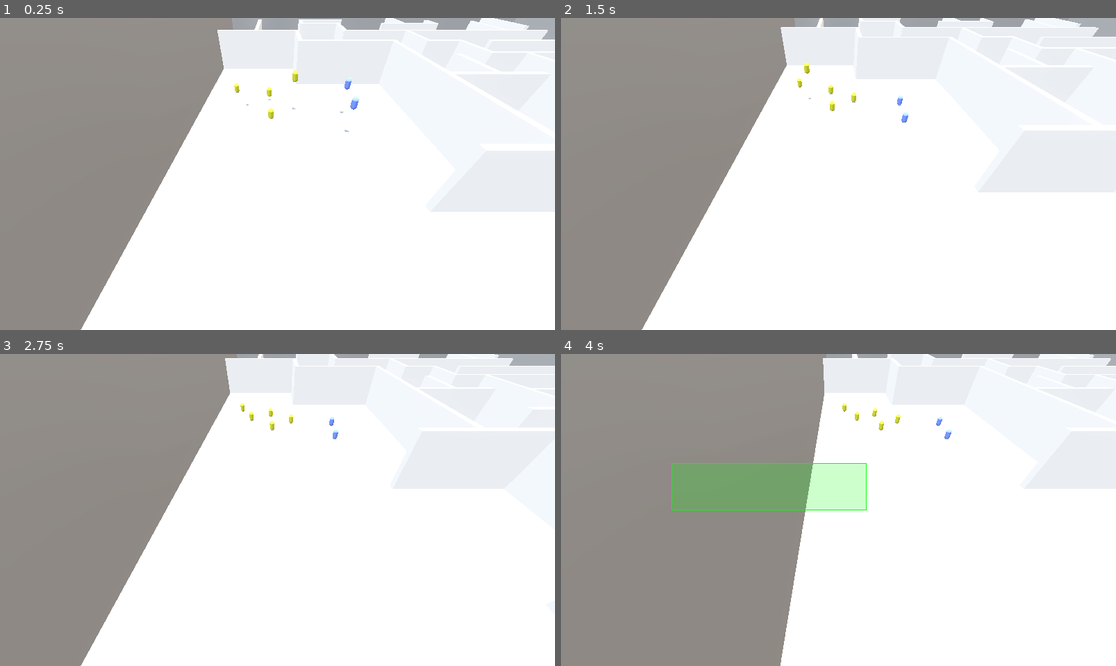
Above: before the commit, frames 1-4 (two rows, left to right).
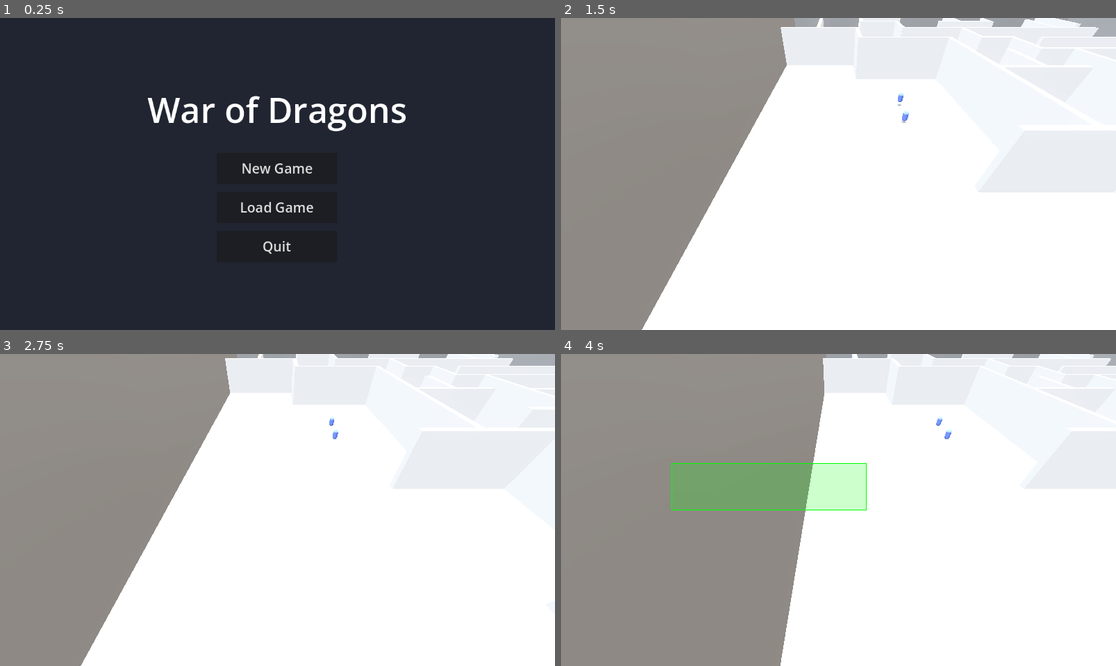
Above: after the commit, the same moments.

Repository: MrSquiggles34/COMP4501PROJECT
Game: Godot game, scene res://scenes/main_menu.tscn
Two runs of this game, one before a commit and one after it. Both use one fixed random seed, a clock stepped at 60 frames per second and the inputs below. Before the commit the project starts from res://scenes/game_state.tscn.
Inputs (mouse positions are in pixels of both pictures, inside the frame that each line leads up to):
- Up to frame 1 (0.25 s): no input
- Up to frame 2 (1.5 s): click (838, 167) at 0.5 s, where only the run after the commit has a clickable "New Game"; move the mouse to (810, 236) at 1.27 s; hold S (camera_back) from 1.28 s (still down); click (810, 236) at 1.42 s
- Up to frame 3 (2.75 s): release S (camera_back) at 2 s; drag from (444, 556) to (249, 572) at 2.02 s
- Up to frame 4 (4 s): move the mouse to (672, 463) at 2.77 s; hold A (camera_left) 2.78-3.5 s; click (672, 463) at 2.92 s; drag from (866, 510) to (672, 463) at 3.52 s

The runs differ from the first frame. In frame 1, 99% of the frame differs, in the area x 0-100%, y 0-100%; in frame 2, 0.2%; in frame 3, 0.1%; in frame 4, 0.1%.

Commit message:
new game, save and load

Diff:
--- a/war-of-dragons/project.godot
+++ b/war-of-dragons/project.godot
@@ -11,9 +11,13 @@
 [application]
 
 config/name="War of Dragons"
-run/main_scene="uid://b55p48oyoj4p8"
+run/main_scene="res://scenes/main_menu.tscn"
 config/features=PackedStringArray("4.6", "Forward Plus")
 config/icon="uid://dyratrl3owfya"
+
+[autoload]
+
+Global="*res://scripts/global.gd"
 
 [input]
 
--- /dev/null
+++ b/war-of-dragons/savegame.json
@@ -0,0 +1 @@
+{"dragon_count":0,"hostile_count":1}
--- /dev/null
+++ b/war-of-dragons/scenes/main_menu.tscn
@@ -0,0 +1,66 @@
+[gd_scene load_steps=2 format=3]
+
+[ext_resource type="Script" path="res://scripts/main_menu.gd" id="1_mmn"]
+
+[node name="MainMenu" type="Control"]
+layout_mode = 3
+anchors_preset = 15
+anchor_right = 1.0
+anchor_bottom = 1.0
+grow_horizontal = 2
+grow_vertical = 2
+script = ExtResource("1_mmn")
+
+[node name="ColorRect" type="ColorRect" parent="."]
+layout_mode = 1
+anchors_preset = 15
+anchor_right = 1.0
+anchor_bottom = 1.0
+grow_horizontal = 2
+grow_vertical = 2
+color = Color(0.12549, 0.145098, 0.192157, 1)
+
+[node name="CenterContainer" type="CenterContainer" parent="."]
+layout_mode = 1
+anchors_preset = 15
+anchor_right = 1.0
+anchor_bottom = 1.0
+grow_horizontal = 2
+grow_vertical = 2
+
+[node name="VBoxContainer" type="VBoxContainer" parent="CenterContainer"]
+layout_mode = 2
+theme_override_constants/separation = 40
+
+[node name="TitleLabel" type="Label" parent="CenterContainer/VBoxContainer"]
+layout_mode = 2
+theme_override_font_sizes/font_size = 72
+text = "War of Dragons"
+horizontal_alignment = 1
+
+[node name="ButtonsVBox" type="VBoxContainer" parent="CenterContainer/VBoxContainer"]
+layout_mode = 2
+size_flags_horizontal = 4
+theme_override_constants/separation = 16
+
+[node name="StartButton" type="Button" parent="CenterContainer/VBoxContainer/ButtonsVBox"]
+custom_minimum_size = Vector2(250, 65)
+layout_mode = 2
+theme_override_font_sizes/font_size = 28
+text = "New Game"
+
+[node name="LoadButton" type="Button" parent="CenterContainer/VBoxContainer/ButtonsVBox"]
+custom_minimum_size = Vector2(250, 65)
+layout_mode = 2
+theme_override_font_sizes/font_size = 28
+text = "Load Game"
+
+[node name="QuitButton" type="Button" parent="CenterContainer/VBoxContainer/ButtonsVBox"]
+custom_minimum_size = Vector2(250, 65)
+layout_mode = 2
+theme_override_font_sizes/font_size = 28
+text = "Quit"
+
+[connection signal="pressed" from="CenterContainer/VBoxContainer/ButtonsVBox/StartButton" to="." method="_on_start_button_pressed"]
+[connection signal="pressed" from="CenterContainer/VBoxContainer/ButtonsVBox/LoadButton" to="." method="_on_load_button_pressed"]
+[connection signal="pressed" from="CenterContainer/VBoxContainer/ButtonsVBox/QuitButton" to="." method="_on_quit_button_pressed"]
--- /dev/null
+++ b/war-of-dragons/scenes/unit.tscn
@@ -0,0 +1,26 @@
+[gd_scene format=3 uid="uid://c6w816cdcysdv"]
+
+[ext_resource type="Script" uid="uid://btkqptgp3rgm2" path="res://scripts/unit.gd" id="1_btf8p"]
+
+[sub_resource type="CapsuleShape3D" id="CapsuleShape3D_k4y1u"]
+
+[sub_resource type="ShaderMaterial" id="ShaderMaterial_1jvru"]
+
+[sub_resource type="StandardMaterial3D" id="StandardMaterial3D_k4y1u"]
+albedo_color = Color(0.7294118, 0.74509805, 0.1254902, 1)
+
+[sub_resource type="CapsuleMesh" id="CapsuleMesh_k4y1u"]
+material = SubResource("StandardMaterial3D_k4y1u")
+
+[node name="CharacterBody3D" type="CharacterBody3D" unique_id=1023116470]
+transform = Transform3D(1, 0, 0, 0, 1, 0, 0, 0, 1, 0, 2, 0)
+script = ExtResource("1_btf8p")
+
+[node name="CollisionShape3D" type="CollisionShape3D" parent="." unique_id=575317902]
+shape = SubResource("CapsuleShape3D_k4y1u")
+
+[node name="MeshInstance3D" type="MeshInstance3D" parent="." unique_id=714606444]
+material_overlay = SubResource("ShaderMaterial_1jvru")
+mesh = SubResource("CapsuleMesh_k4y1u")
+
+[node name="NavigationAgent3D" type="NavigationAgent3D" parent="." unique_id=1615334081]
--- a/war-of-dragons/scripts/game_state.gd
+++ b/war-of-dragons/scripts/game_state.gd
@@ -8,10 +8,111 @@
 var entities: Array[Entity] = []
 var selected_entities: Array[Entity] = []
 
+var save_path := "res://savegame.json"
+
 # Called when the node enters the scene tree for the first time.
 func _ready() -> void:
-	# Retrieve all the entities in the scene
+	initialize_game(Global.load_from_save)
+
+func initialize_game(is_loading: bool) -> void:
+	if is_loading and FileAccess.file_exists(save_path):
+		load_game()
+	else:
+		start_new_game()
+		save_game() # Automatically create save file on new game setup
+
+	# Refresh entities list after setup or load
 	entities = get_all_entities(entities_container)
+
+func start_new_game() -> void:
+	# Define beginning parameters for a new game.
+	# For example: start with only 1 Dragon unit
+	var dragons_container = $Map/Entities/DynamicEntity/Dragons
+
+	# We remove all predefined dragons except the first one
+	var all_dragons = dragons_container.get_children()
+	if all_dragons.size() > 0:
+		var initial_dragon = all_dragons[0]
+		# Position it at a central spot
+		initial_dragon.global_position = Vector3(0, 6, 0)
+
+		# Queue remaining dragons for deletion
+		for i in range(1, all_dragons.size()):
+			all_dragons[i].queue_free()
+
+func save_game() -> void:
+	# Keep entities array up to date before saving
+	clean_entities()
+	entities = get_all_entities(entities_container)
+
+	var save_data = {
+		"dragon_count": 0,
+		"hostile_count": 0
+	}
+
+	for entity in entities:
+		if not is_instance_valid(entity) or entity.is_queued_for_deletion():
+			continue
+
+		if entity.entity_type == Entity.EntityType.DRAGON:
+			save_data["dragon_count"] += 1
+		elif entity.entity_type == Entity.EntityType.HOSTILE:
+			save_data["hostile_count"] += 1
+
+	var json_string = JSON.stringify(save_data)
+	var file = FileAccess.open(save_path, FileAccess.WRITE)
+	if file:
+		file.store_string(json_string)
+		file.close()
+
+func load_game() -> void:
+	var file = FileAccess.open(save_path, FileAccess.READ)
+	if not file:
+		return
+
+	var content = file.get_as_text()
+	file.close()
+
+	var json = JSON.new()
+	var error = json.parse(content)
+	if error != OK:
+		print("JSON Parse Error: ", json.get_error_message())
+		return
+
+	var save_data = json.data
+
+	var dragons_container = $Map/Entities/DynamicEntity/Dragons
+	var hostiles_container = $Map/Entities/DynamicEntity/Hostiles
+
+	# Clear out existing units before loading
+	for child in dragons_container.get_children():
+		child.queue_free()
+	for child in hostiles_container.get_children():
+		child.queue_free()
+
+	# We need to spawn units. We need the Dragon and Hostile scenes.
+	var dragon_scene = load("res://scenes/dragon.tscn")
+	var hostile_scene = load("res://scenes/hostile.tscn")
+
+	if save_data.has("dragon_count"):
+		var count = save_data["dragon_count"]
+		for i in range(count):
+			var new_dragon = dragon_scene.instantiate()
+			dragons_container.add_child(new_dragon)
+			# Spawn in a grid near origin
+			var row = i / 5
+			var col = i % 5
+			new_dragon.global_position = Vector3(col * 2.0 - 4.0, 6, row * 2.0 - 4.0)
+
+	if save_data.has("hostile_count"):
+		var count = save_data["hostile_count"]
+		for i in range(count):
+			var new_hostile = hostile_scene.instantiate()
+			hostiles_container.add_child(new_hostile)
+			# Spawn in a grid offset from the dragons
+			var row = i / 5
+			var col = i % 5
+			new_hostile.global_position = Vector3(col * 2.0 - 4.0, 6, -10.0 - row * 2.0)
 
 # Called every frame. 'delta' is the elapsed time since the previous frame.
 func _process(delta: float) -> void:
--- /dev/null
+++ b/war-of-dragons/scripts/global.gd
@@ -0,0 +1,3 @@
+extends Node
+
+var load_from_save: bool = false
--- /dev/null
+++ b/war-of-dragons/scripts/main_menu.gd
@@ -0,0 +1,12 @@
+extends Control
+
+func _on_start_button_pressed() -> void:
+	Global.load_from_save = false
+	get_tree().change_scene_to_file("uid://b55p48oyoj4p8")
+
+func _on_load_button_pressed() -> void:
+	Global.load_from_save = true
+	get_tree().change_scene_to_file("uid://b55p48oyoj4p8")
+
+func _on_quit_button_pressed() -> void:
+	get_tree().quit()
--- /dev/null
+++ b/war-of-dragons/scripts/unit.gd
@@ -0,0 +1,57 @@
+extends CharacterBody3D
+
+@export var gravity: float = 9.8
+@export var move_speed: float = 5.0
+
+@onready var agent: NavigationAgent3D = $NavigationAgent3D
+@onready var mesh: MeshInstance3D = $MeshInstance3D
+
+var outline_material: ShaderMaterial
+
+# Called when the node enters the scene tree for the first time.
+func _ready() -> void:
+	# Create a ShaderMaterial and assign the outline shader
+	outline_material = ShaderMaterial.new()
+	outline_material.shader = load("res://shaders/entity_outline.gdshader")
+
+	add_to_group("units")
+
+# Called every frame. 'delta' is the elapsed time since the previous frame.
+func _process(delta: float) -> void:
+	pass
+
+# Called every frame. 'delta' is the elapsed time since the previous frame.
+func _physics_process(delta: float) -> void:
+	if not is_on_floor():
+		velocity.y -= gravity * delta
+	else:
+		velocity.y = 0
+
+	# navigation Movement
+	if not agent.is_navigation_finished():
+		var next_position: Vector3 = agent.get_next_path_position()
+		var direction: Vector3 = next_position - global_position
+
+		direction.y = 0
+
+		if direction.length() > 0.05:
+			direction = direction.normalized()
+			velocity.x = direction.x * move_speed
+			velocity.z = direction.z * move_speed
+		else:
+			velocity.x = 0
+			velocity.z = 0
+	else:
+		velocity.x = 0
+		velocity.z = 0
+
+	move_and_slide()
+
+func move_to(target: Vector3) -> void:
+	agent.target_position = target
+
+func set_selected(selected: bool) -> void:
+	if selected:
+		mesh.material_overlay = outline_material
+	else:
+		mesh.material_overlay = null
Not shown, added: war-of-dragons/scripts/global.gd.uid
Not shown, added: war-of-dragons/scripts/main_menu.gd.uid
Not shown, added: war-of-dragons/scripts/unit.gd.uid
